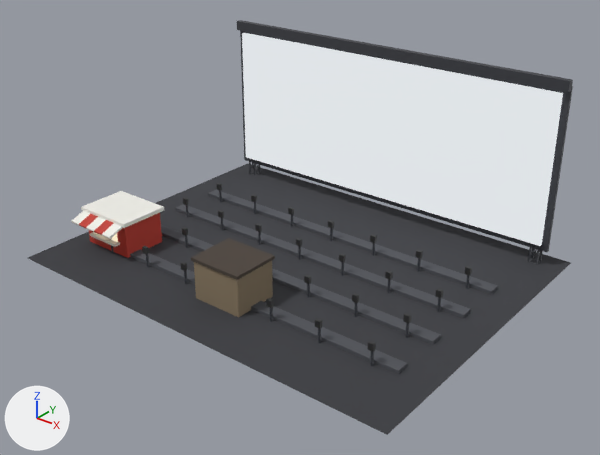
Before and after pictures for a commit that changed the glTF model SeatAtTheTable/public/assets/world/places/drive-in.glb.
Rendered twice from a 50 mm lens placed at (139.1, -172.7, 118.5), pointed at (2.7, -2.2, 12.8). The lights are fixed; the arrows at lower left show +X, +Y and +Z. The older version comes first. Where no turn or scale is listed for an object, it has been applied to the vertices. Vertices at exactly the same position are counted once.

Objects in the first picture: 'part-booth', 'part-counter', 'part-hump', 'part-lot', 'part-roof', 'part-screen', 'part-screen-frame', 'part-snack', 'part-snack-roof', 'part-speaker', 'part-stripe-red', 'part-stripe-white' and 1 more.
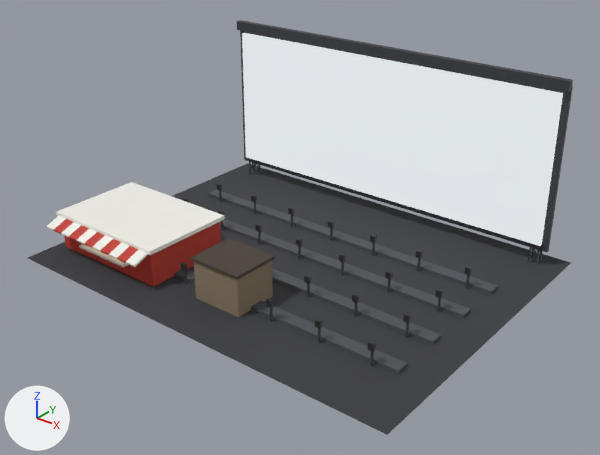
The newer file is also rescaled (x1.9) as a whole; pictures and numbers use the older file's frame.

Changed parts and their boxes (x1, y1, x2, y2) in the pictures (600 x 455 px; the box of a moved part takes in the faces that stretch with it):
'part-snack-roof', moved, rescaled (102% wider, 95% taller)
    before: (81, 191, 164, 228)
    after: (56, 182, 225, 255)
'part-snack', moved, rescaled
    before: (89, 212, 162, 258)
    after: (64, 222, 221, 287)
'part-stripe-white', reshaped (94% wider, 73% taller)
    before: (71, 210, 123, 239)
    after: (46, 216, 148, 267)
'part-stripe-red', reshaped (136% wider, 105% taller)
    before: (79, 214, 114, 235)
    after: (54, 219, 138, 263)
'part-counter', reshaped (65% wider, 56% taller)
    before: (90, 232, 120, 247)
    after: (79, 244, 129, 268)
part 4 of me_cube_097, moved or reshaped
    before: (79, 214, 98, 229)
    after: (54, 219, 73, 234)
part 5 of me_cube_097, moved or reshaped
    before: (94, 220, 114, 235)
    after: (69, 225, 89, 241)
part 6 of me_cube_097, added
    after: (84, 232, 105, 248)
part 7 of me_cube_097, added
    after: (100, 239, 121, 255)
part 8 of me_cube_097, added
    after: (117, 246, 138, 263)
part 9 of me_cube_096, moved or reshaped
    before: (71, 210, 91, 225)
    after: (46, 216, 66, 231)
part 10 of me_cube_096, moved or reshaped
    before: (86, 217, 105, 232)
    after: (61, 222, 81, 237)
part 11 of me_cube_096, moved or reshaped
    before: (102, 223, 123, 239)
    after: (77, 229, 96, 245)
part 12 of me_cube_096, added
    after: (93, 235, 113, 252)
part 13 of me_cube_096, added
    after: (109, 242, 129, 259)
part 14 of me_cube_096, added
    after: (126, 250, 148, 267)

Diff of the bpy script that builds the scene:
```diff
--- a/SeatAtTheTable/public/assets/world/places/drive-in.glb.py
+++ b/SeatAtTheTable/public/assets/world/places/drive-in.glb.py
@@ me_cube_103 @@
-me_cube_103.from_pydata(...)  # 8 vertices, 12 faces; spans x -6.0..6.0, y -1.0..1.0, z -0.4..0.4
+me_cube_103.from_pydata(...)  # 8 vertices, 12 faces; spans x -2.0..18.0, y -8.0..-6.0, z -0.4..0.4
+# me_cube_103 part 1
+for i in [*range(0, 4)]: me_cube_103.vertices[i].co += Vector((4.0, -7.0, 0.0))
+for i in [*range(4, 8)]: me_cube_103.vertices[i].co += Vector((12.0, -7.0, 0.0))
 me_cube_103.materials.append(mat_counter)
@@ me_cube_095 @@
-me_cube_095.from_pydata(...)  # 8 vertices, 12 faces; spans x -9.0..9.0, y -7.0..7.0, z -5.5..5.5
+me_cube_095.from_pydata(...)  # 8 vertices, 12 faces; spans x -12.0..28.0, y -14.0..14.0, z -5.5..5.5
+# me_cube_095 part 2: the whole mesh is scaled about its middle by (2.22, 2, 1), then moved by (8.0, 0.0, 0.0)
 me_cube_095.materials.append(mat_snack)
@@ me_cube_101 @@
-me_cube_101.from_pydata(...)  # 8 vertices, 12 faces; spans x -10.0..10.0, y -8.0..8.0, z -0.6..0.6
+me_cube_101.from_pydata(...)  # 8 vertices, 12 faces; spans x -13.0..29.0, y -15.0..15.0, z -0.6..0.6
+# me_cube_101 part 3: the whole mesh is scaled about its middle by (2.1, 1.87, 1), then moved by (8.0, 0.0, 0.0)
 me_cube_101.materials.append(mat_snack_roof)
@@ me_cube_097 @@
-me_cube_097.from_pydata(...)  # 16 vertices, 24 faces; spans x -5.4..5.4, y -2.92..2.92, z -1.31..1.31
+me_cube_097.from_pydata(...)  # 40 vertices, 60 faces; spans x -8.2..24.2, y -9.92..-4.08, z -1.31..1.31
+# me_cube_097 part 4: the loose piece of 8 vertices spanning x -5.4..-1.8, y -2.92..2.92, z -1.31..1.31 is moved by (-2.8, -7.0, 0.0)
+# me_cube_097 part 5: the loose piece of 8 vertices spanning x 1.8..5.4, y -2.92..2.92, z -1.31..1.31 is moved by (-2.8, -7.0, 0.0)
+# me_cube_097 part 6: the loose piece of 8 vertices spanning x 1.8..5.4, y -2.92..2.92, z -1.31..1.31 is copied, and the copy is moved by (4.4, -7.0, 0.0); it spans x 6.2..9.8, y -9.92..-4.08, z -1.31..1.31
+# me_cube_097 part 7: the loose piece of 8 vertices spanning x 1.8..5.4, y -2.92..2.92, z -1.31..1.31 is copied, and the copy is moved by (11.6, -7.0, 0.0); it spans x 13.4..17.0, y -9.92..-4.08, z -1.31..1.31
+# me_cube_097 part 8: the loose piece of 8 vertices spanning x 1.8..5.4, y -2.92..2.92, z -1.31..1.31 is copied, and the copy is moved by (18.8, -7.0, 0.0); it spans x 20.6..24.2, y -9.92..-4.08, z -1.31..1.31
 me_cube_097.materials.append(mat_stripe_red)
@@ me_cube_096 @@
-me_cube_096.from_pydata(...)  # 24 vertices, 36 faces; spans x -9.0..9.0, y -2.9..2.9, z -1.3..1.3
+me_cube_096.from_pydata(...)  # 48 vertices, 72 faces; spans x -11.8..27.8, y -9.9..-4.1, z -1.3..1.3
+# me_cube_096 part 9: the loose piece of 8 vertices spanning x -9.0..-5.4, y -2.9..2.9, z -1.3..1.3 is moved by (-2.8, -7.0, 0.0)
+# me_cube_096 part 10: the loose piece of 8 vertices spanning x -1.8..1.8, y -2.9..2.9, z -1.3..1.3 is moved by (-2.8, -7.0, 0.0)
+# me_cube_096 part 11: the loose piece of 8 vertices spanning x 5.4..9.0, y -2.9..2.9, z -1.3..1.3 is moved by (-2.8, -7.0, 0.0)
+# me_cube_096 part 12: the loose piece of 8 vertices spanning x 5.4..9.0, y -2.9..2.9, z -1.3..1.3 is copied, and the copy is moved by (4.4, -7.0, 0.0); it spans x 9.8..13.4, y -9.9..-4.1, z -1.3..1.3
+# me_cube_096 part 13: the loose piece of 8 vertices spanning x 5.4..9.0, y -2.9..2.9, z -1.3..1.3 is copied, and the copy is moved by (11.6, -7.0, 0.0); it spans x 17.0..20.6, y -9.9..-4.1, z -1.3..1.3
+# me_cube_096 part 14: the loose piece of 8 vertices spanning x 5.4..9.0, y -2.9..2.9, z -1.3..1.3 is copied, and the copy is moved by (18.8, -7.0, 0.0); it spans x 24.2..27.8, y -9.9..-4.1, z -1.3..1.3
 me_cube_096.materials.append(mat_stripe_white)
```
